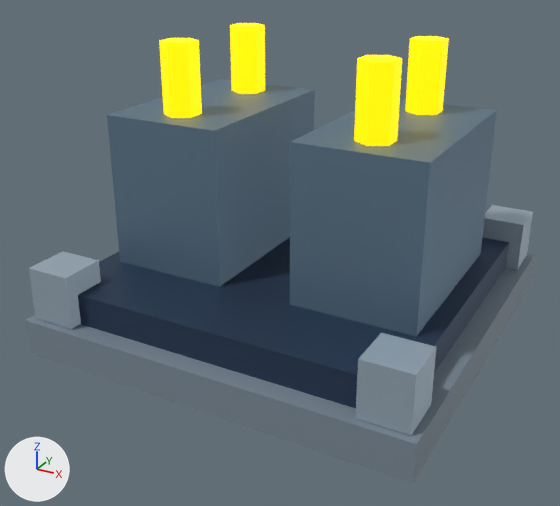
The glTF model assets/models/substation_low.glb as it was, and as the next commit left it.
One viewpoint serves both versions: a 50 mm camera at (2.21, -4.33, 2.61) aimed at (-0.05, -0.22, 0.56). Every picture has the same lights, and +X, +Y and +Z are marked at lower left. The first picture is the older version.

Objects in the first picture: 'Corner lock.001', 'Corner lock.002', 'Corner lock.003', 'Foundation', 'Insulator', 'Insulator.001', 'Insulator.002', 'Insulator.003', 'Transformer', 'Transformer.001', 'Undercarriage'.
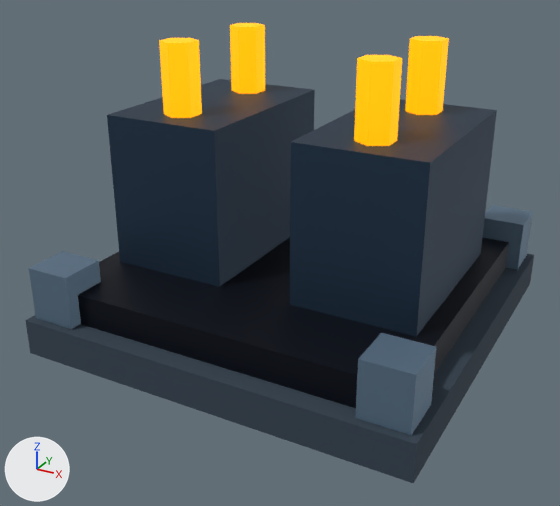
Location of each change, [x1, y1, x2, y2] in pixels of the pictures (560 x 506 px):
'Transformer.001', recoloured (blue to dark blue)
    both: [290, 99, 497, 336]
'Transformer', recoloured (blue to dark blue)
    both: [107, 79, 315, 287]
'Undercarriage', recoloured (dark blue to black)
    both: [78, 237, 509, 408]
'Foundation', recoloured (greyish blue to dark blue)
    both: [25, 254, 534, 483]
'Corner lock.003', recoloured (darker)
    both: [355, 333, 436, 435]
'Insulator.003', recoloured
    both: [354, 55, 402, 146]
'Corner lock.001', recoloured (darker)
    both: [29, 251, 101, 329]
'Insulator.001', recoloured
    both: [159, 38, 202, 118]
'Insulator.002', recoloured
    both: [405, 36, 449, 115]
'Insulator', recoloured
    both: [230, 23, 265, 94]
'Corner lock.002', recoloured (darker)
    both: [483, 205, 533, 270]

The change in detail:
Material 'concrete' (mat_concrete) changes colour from greyish blue #7d8c99 to dark blue #344351; in linear values from (0.204, 0.263, 0.318) to (0.0343, 0.0561, 0.0823).
Material 'dark' (mat_dark) changes colour from dark blue #32455f to black #080f1d; in linear values from (0.0314, 0.0588, 0.114) to (0.00243, 0.00478, 0.0123).
Material 'edge' (mat_edge) changes colour from light grey #acbdcb to blue #698298; in linear values from (0.412, 0.51, 0.596) to (0.141, 0.223, 0.314).
Material 'armor' (mat_armor) changes colour from blue #6c859a to dark blue #263c52; in linear values from (0.149, 0.235, 0.322) to (0.0194, 0.0452, 0.0844).
In material 'amber' (mat_amber), emission_color goes from (1.0, 0.667, 0.0) (yellow #ffd500) to (1.0, 0.402, 0.0) (orange #ffaa00).
